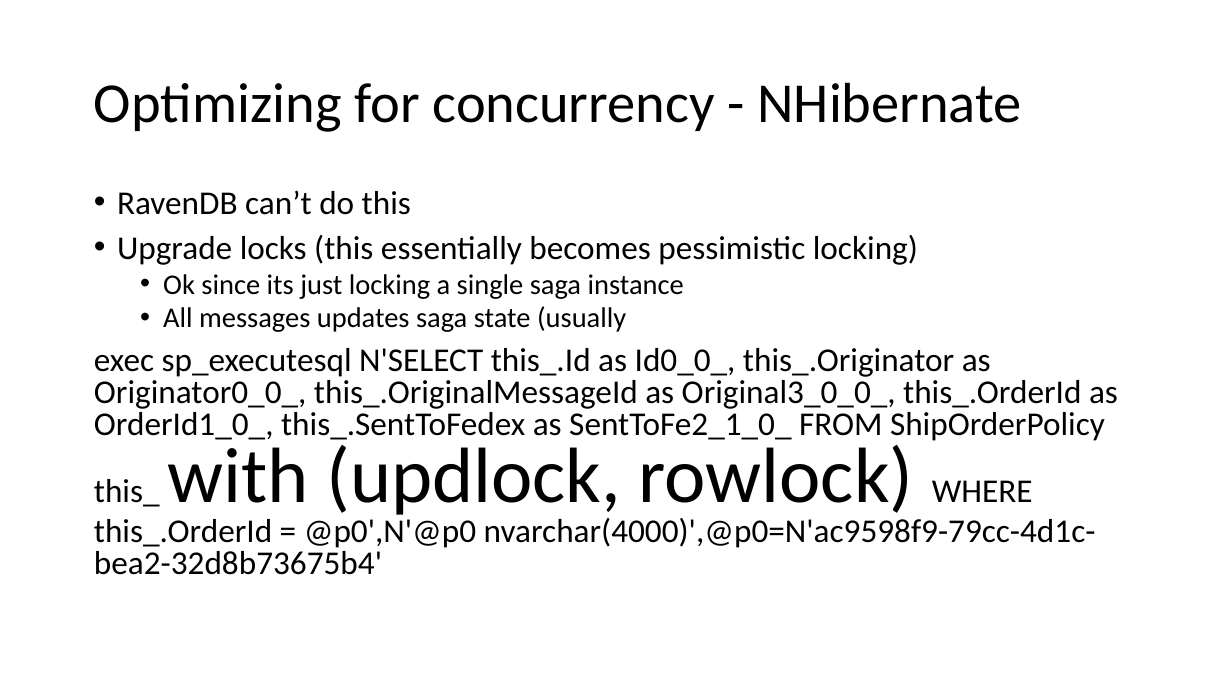
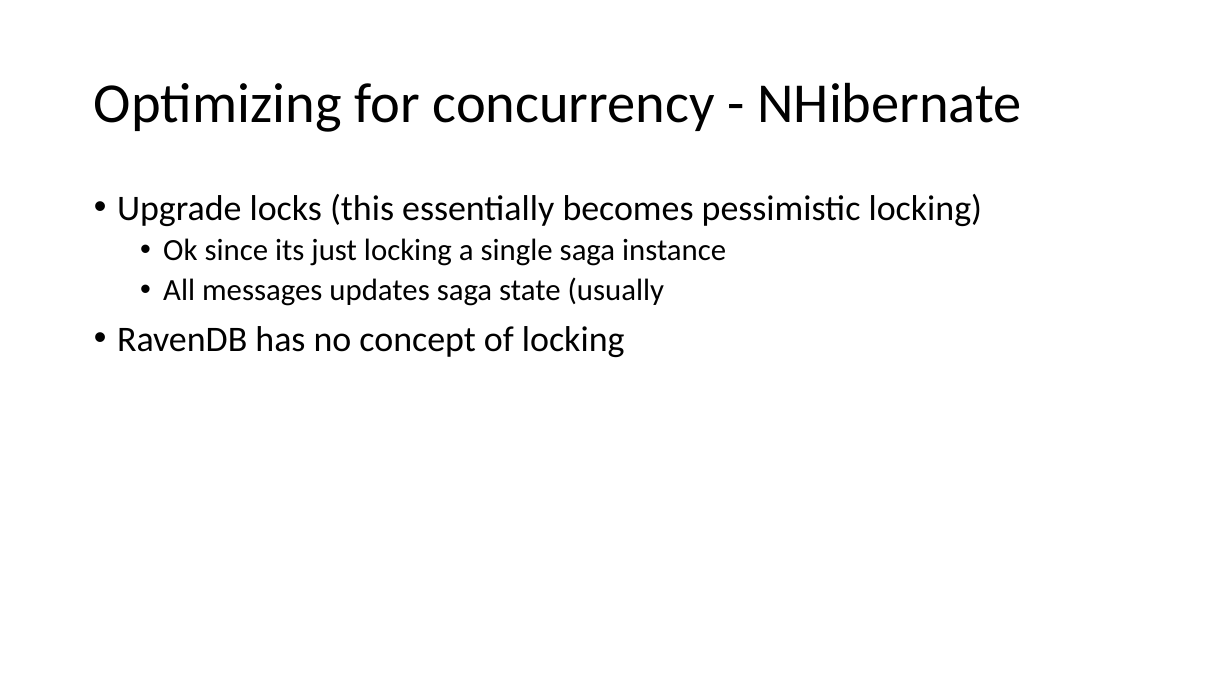
Before and after one commit to Particular/SagaMasterClass, a slide deck: slide 23 of SagaMasterClass.pptx. Drawn at 1232x693 pixels with LibreOffice and Linux fonts; fonts in the diff are those of the drawing. Boxes give left, top, right and bottom in pixels: in the first picture for what was removed or moved away, otherwise in the second. Text is boxed around its words. In the diff, an @@ line names an element or a change of style, - is before the commit and + after.

Commit message:
Slide fixes

```diff
--- a/SagaMasterClass.pptx
+++ b/SagaMasterClass.pptx
@@ text at <box>117,191,411,215</box>: paragraph removed @@
-• RavenDB can’t do this
@@ text at <box>117,194,983,306</box>: size 25.9 to 28 pt in "Upgrade locks (this essentially becomes pessimistic locking)"; size 22.2 to 24 pt in "Ok since its just locking a single ...", "All messages updates saga state (usually"; line spacing 0.8 to 0.9 @@
@@ text at <box>117,326,625,357</box>: text changed; size 25.9 to 28 pt @@
-exec sp_executesql N'SELECT this_.Id as Id0_0_, this_.Originator as Originator0_0_, this_.OriginalMessageId as Original3_0_0_, this_.OrderId as OrderId1_0_, this_.SentToFedex as SentToFe2_1_0_ FROM ShipOrderPolicy this_ with (updlock, rowlock) WHERE this_.OrderId = @p0',N'@p0 nvarchar(4000)',@p0=N'ac9598f9-79cc-4d1c-bea2-32d8b73675b4'
+• RavenDB has no concept of locking
```
Also in this commit, not shown: 4 other slides changed, 3 slides added, 1 slide removed.
